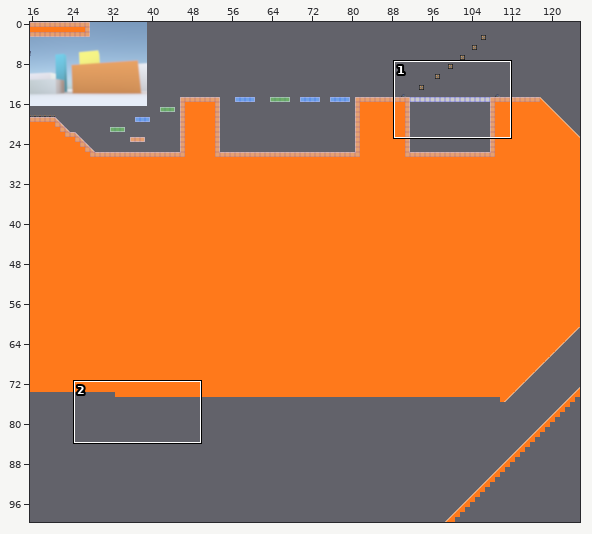
Tiled map, stored at assets/maps/level2.tmx. The picture above shows the old version from afar; the outline marks the close-up.
Close-up. Old version:
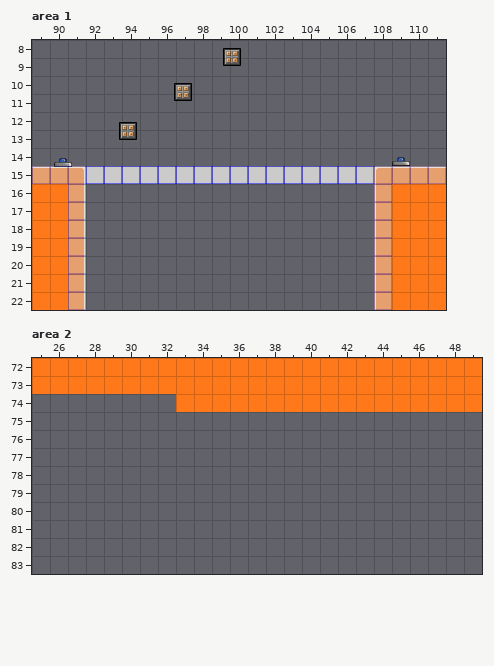
Cells are 32x32 px. Shown: area 1 x 89..111, y 8..22; area 2 x 25..49, y 72..83. The commit also changed other parts of the map, which this record leaves out.
After:
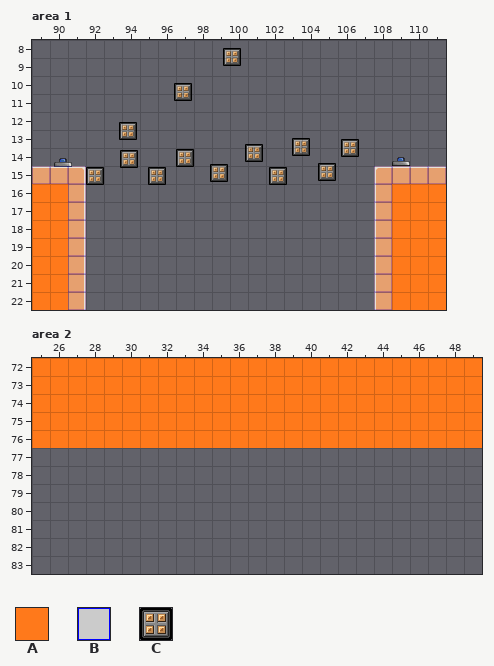
Key: from "OrangeA": A 13; from "collision": B 0; from "objects": C 20.
_ is an empty cell.
Objects are placed by their top-left corner, in cells (3,4 is the top-left corner of cell 3,4); size is 1x1 cell unless given.
Change:
Layer "Objects", area 1:
A new object: C "boxafter" at 103.5,13.4.
A new object: C "boxafter" at 106.2,13.5.
A new object: C "boxafter" at 100.8,13.8.
A new object: C "boxafter" at 97,14.1.
A new object: C "boxafter" at 93.9,14.1.
A new object: C "boxafter" at 104.9,14.8.
A new object: C "boxafter" at 98.9,14.9.
A new object: C "boxafter" at 92,15.
A new object: C "boxafter" at 95.5,15.
A new object: C "boxafter" at 102.2,15.1.
Layer "WillCollision" (removed), area 1:
Tile B is removed in row 15 at x 92 to 107.
Layer "SharedLayer", area 2:
Tile A is added in row 74 at x 25 to 32; in rows 75 to 76 at x 25 to 49.
Pixel boxes of the changes (left, top, right, bottom) in both close-ups:
changed: (86, 138, 374, 185)
added: (32, 394, 482, 448)
